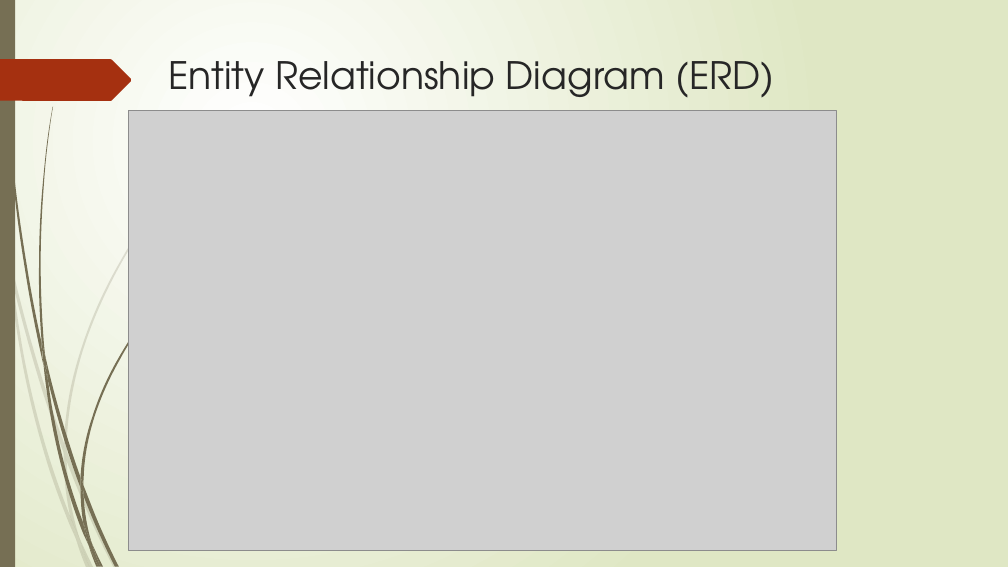
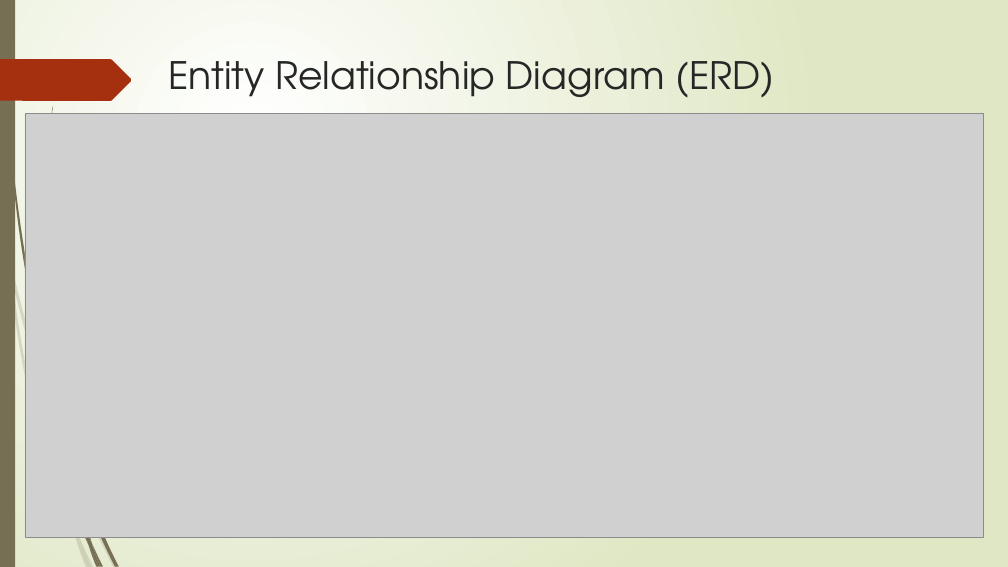
Before and after one commit to Alzetar/MiniProject-ISO-Alzeta-Rosdyana, a slide deck: slide 4 of Informasi Spesialite Obat.pptx. Drawn at 1008x567 pixels with LibreOffice and Linux fonts; fonts in the diff are those of the drawing; grey boxes stand for pictures. Boxes give left, top, right and bottom in pixels: in the first picture for what was removed or moved away, otherwise in the second. Text is boxed around its words. In the diff, an @@ line names an element or a change of style, - is before the commit and + after.

```diff
--- a/Informasi Spesialite Obat.pptx
+++ b/Informasi Spesialite Obat.pptx
@@ picture: place and size @@
-picture at (129, 111, 836, 551)
+picture at (25, 113, 983, 537)
@@ freeform shape removed at (64, 116, 236, 451) @@
@@ freeform shape removed at (64, 443, 67, 461) @@
@@ group removed at (42, 260, 197, 496): 4 freeform shapes @@
```
Also in this commit, not shown: 14 other files.
